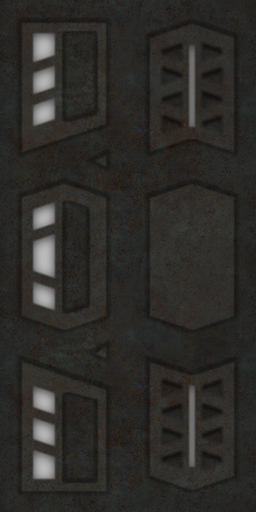
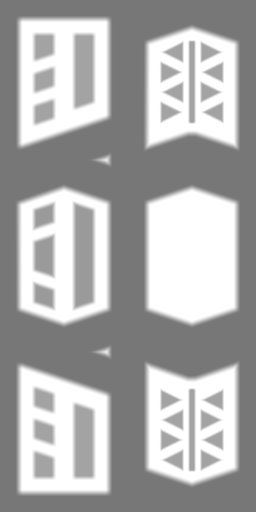
Before/after of a 256×512 layered artwork. What changed in the layer stack:
renamed "Copy of Paint Layer 1" to "HEIGHT", showed it, painted on it over [0, 0, 256, 512]
removed layer "Paint Layer 1" over [0, 0, 256, 512]
painted on "Background" (1st of 2) over [0, 0, 256, 512]
removed layer "Copy of Background" over [128, 0, 256, 512]
removed layer "Background" (2nd of 4) over [128, 0, 256, 192]
removed layer "Background" (3rd of 4) over [128, 0, 256, 512]
painted on "Background" (2nd of 2) over [0, 0, 256, 512]
